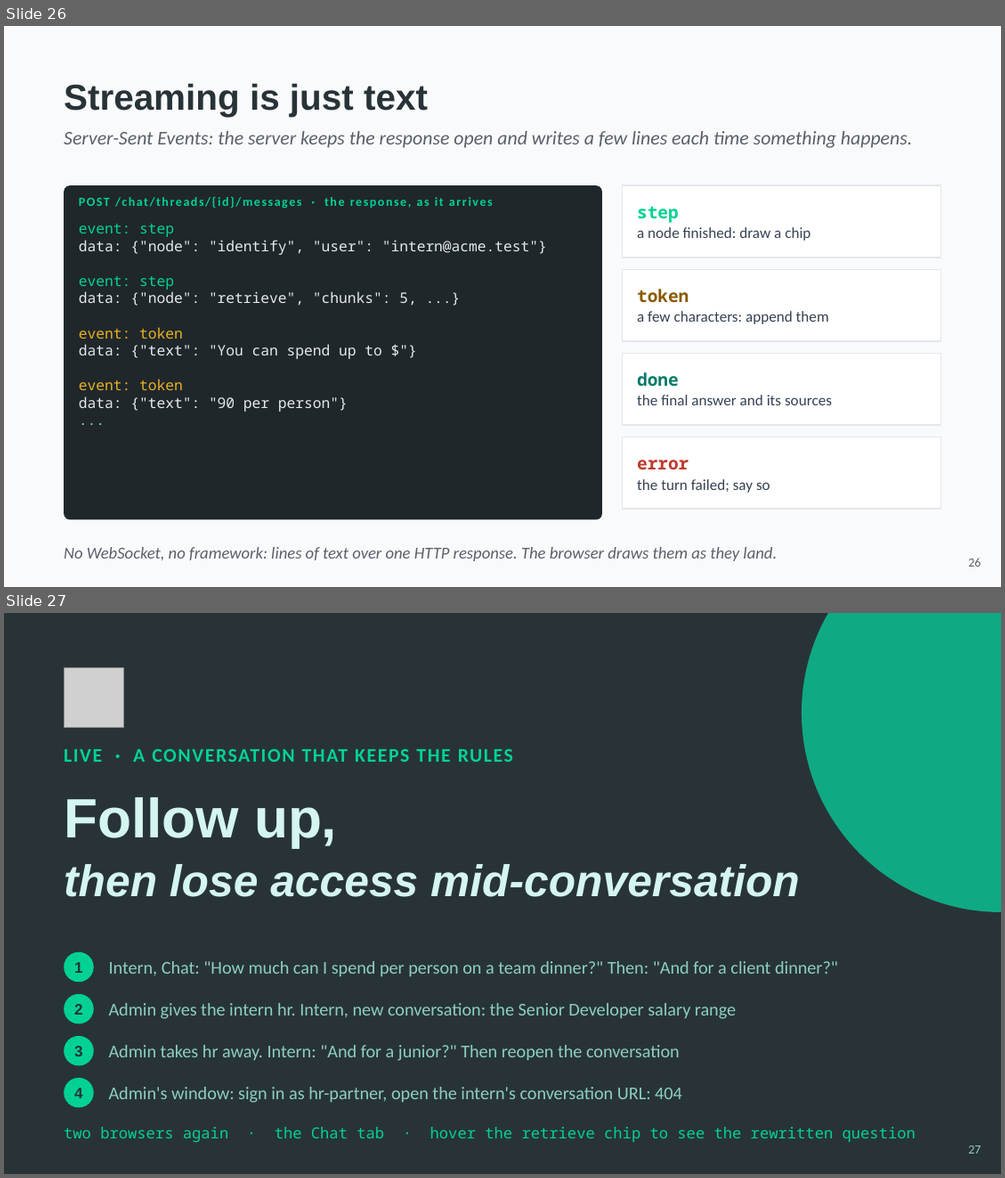
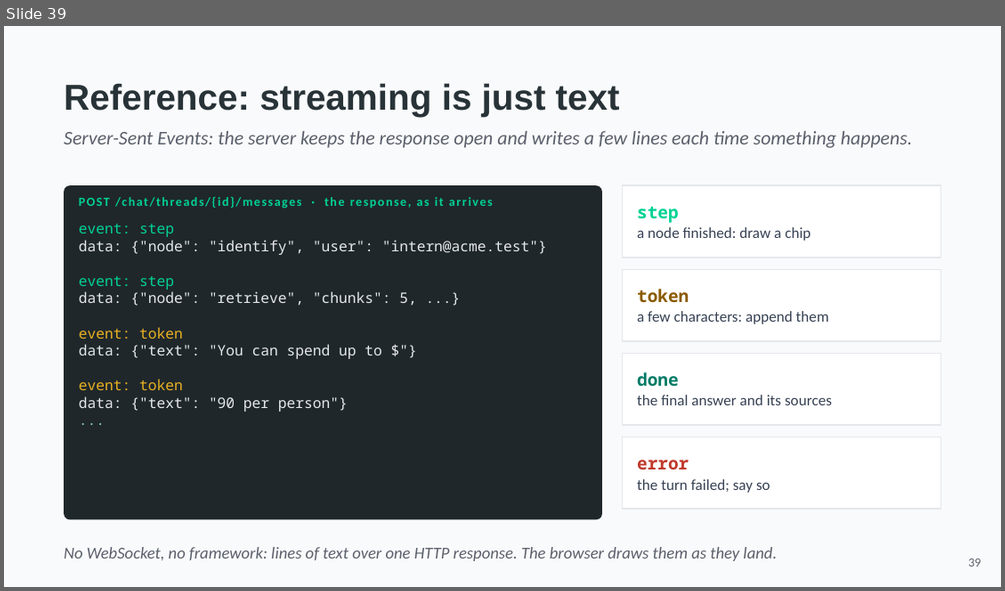
Before and after one commit to hasankanaan26/acme-desk, a slide deck: slides/part2-platform.pptx. Shown one above the other, each under a label of ours: slides 26 and 27 before the commit, slide 39 after it. The pictures are 1005x1178 and 1005x591 pixels, drawn with LibreOffice and Linux fonts; fonts in the diff are those of the drawing; grey boxes stand for pictures. Boxes give left, top, right and bottom in pixels: in the first picture for what was removed or moved away, otherwise in the second. Text is boxed around its words. In the diff, an @@ line names an element or a change of style, - is before the commit and + after.

```diff
--- a/slides/part2-platform.pptx
+++ b/slides/part2-platform.pptx
@@ slide 27 removed at bbox=[4, 613, 1001, 1174], background #283338 @@
@@ ellipse removed at bbox=[801, 613, 1001, 912] @@
@@ picture removed at bbox=[64, 668, 123, 728] @@
@@ text removed at bbox=[64, 748, 513, 762] @@
-LIVE · A CONVERSATION THAT KEEPS THE RULES
@@ text removed at bbox=[64, 797, 337, 847] @@
-Follow up,
@@ text removed at bbox=[64, 864, 800, 897] @@
-then lose access mid-conversation
@@ ellipse removed at bbox=[64, 952, 94, 981] @@
@@ text removed at bbox=[74, 962, 83, 973] @@
-1
@@ text removed at bbox=[109, 961, 838, 976] @@
-Intern, Chat: "How much can I spend per person on a team dinner?" Then: "And for a client dinner?"
@@ ellipse removed at bbox=[64, 994, 94, 1023] @@
@@ text removed at bbox=[74, 1004, 83, 1014] @@
-2
@@ text removed at bbox=[109, 1003, 736, 1019] @@
-Admin gives the intern hr. Intern, new conversation: the Senior Developer salary range
@@ ellipse removed at bbox=[64, 1036, 94, 1065] @@
@@ text removed at bbox=[74, 1046, 83, 1056] @@
-3
@@ text removed at bbox=[109, 1045, 680, 1061] @@
-Admin takes hr away. Intern: "And for a junior?" Then reopen the conversation
@@ ellipse removed at bbox=[64, 1078, 94, 1108] @@
@@ text removed at bbox=[74, 1087, 83, 1098] @@
-4
@@ text removed at bbox=[109, 1086, 682, 1103] @@
-Admin's window: sign in as hr-partner, open the intern's conversation URL: 404
@@ text removed at bbox=[64, 1127, 915, 1142] @@
-two browsers again · the Chat tab · hover the retrieve chip to see the rewritten question
@@ text removed at bbox=[968, 1145, 980, 1153] @@
-27
@@ what was slide 26 is now slide 39 @@
@@ slide 39 changed as well @@
@@ text at bbox=[64, 83, 620, 117]: text changed @@
-Streaming is just text
+Reference: streaming is just text
@@ text at bbox=[968, 558, 980, 566]: text changed @@
-26
+39
```
Also in this commit, not shown: 18 other slides changed, 21 slides added, 19 other slides removed, 9 other files.
